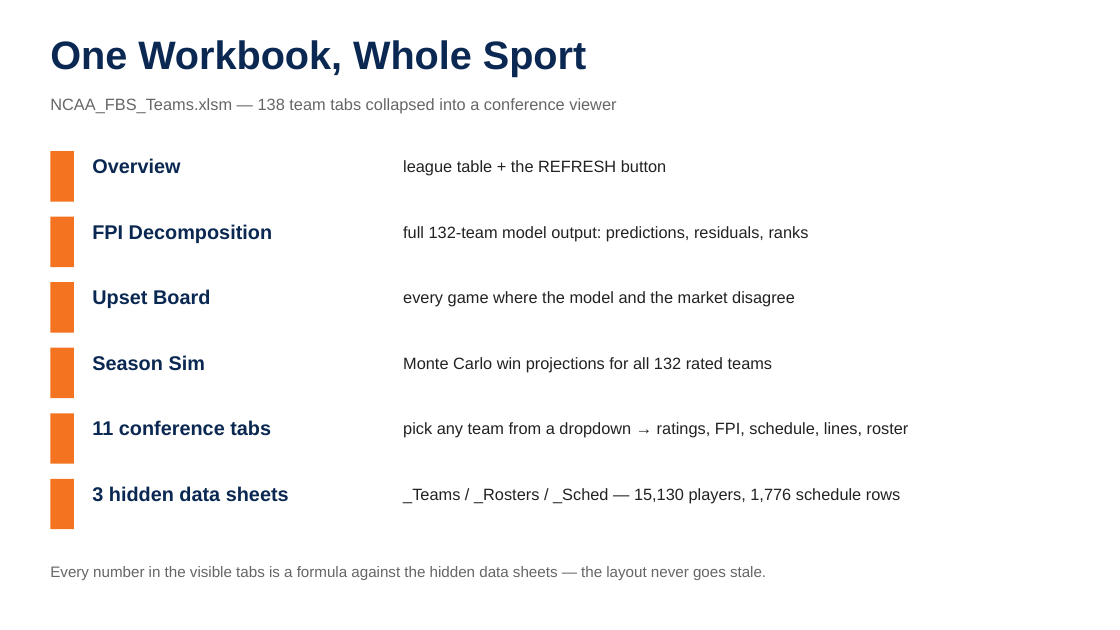
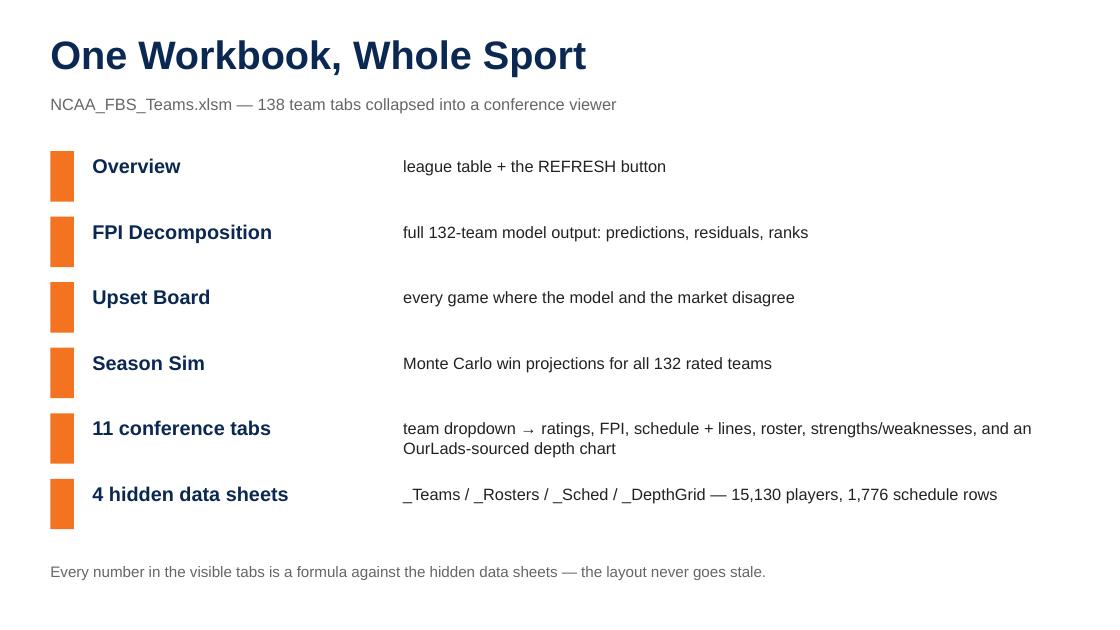
Before and after one commit to lucasalvarezflorida-lab/ncaa-fbs-analytics, a slide deck: slide 5 of NCAA_FBS_Analytics_System.pptx. Drawn at 1120x630 pixels with LibreOffice and Linux fonts; fonts in the diff are those of the drawing. Boxes give left, top, right and bottom in pixels: in the first picture for what was removed or moved away, otherwise in the second. Text is boxed around its words. In the diff, an @@ line names an element or a change of style, - is before the commit and + after.

```diff
--- a/NCAA_FBS_Analytics_System.pptx
+++ b/NCAA_FBS_Analytics_System.pptx
@@ text at box(403, 422, 1031, 457): text changed @@
-pick any team from a dropdown → ratings, FPI, schedule, lines, roster
+team dropdown → ratings, FPI, schedule + lines, roster, strengths/weaknesses, and an OurLads-sourced depth chart
@@ text at box(92, 486, 289, 502): text changed @@
-3 hidden data sheets
+4 hidden data sheets
@@ text at box(403, 488, 998, 503): text changed @@
-_Teams / _Rosters / _Sched — 15,130 players, 1,776 schedule rows
+_Teams / _Rosters / _Sched / _DepthGrid — 15,130 players, 1,776 schedule rows
```
Also in this commit, not shown: 4 other slides changed, 1 slide added.
